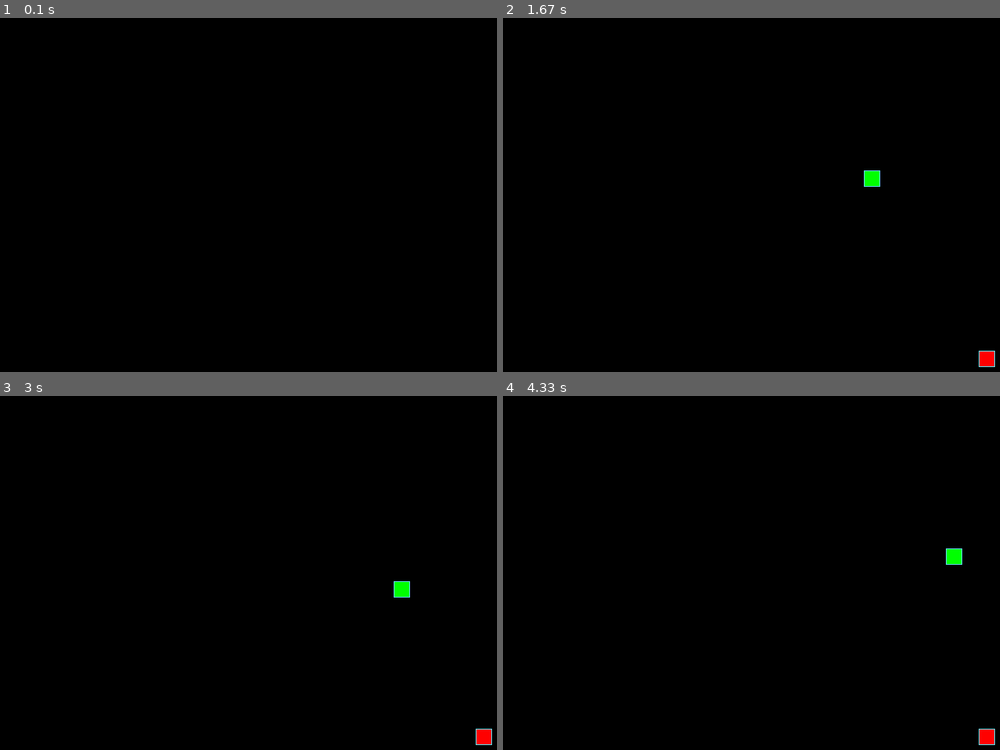
Above: before the commit, frames 1-4 (two rows, left to right).
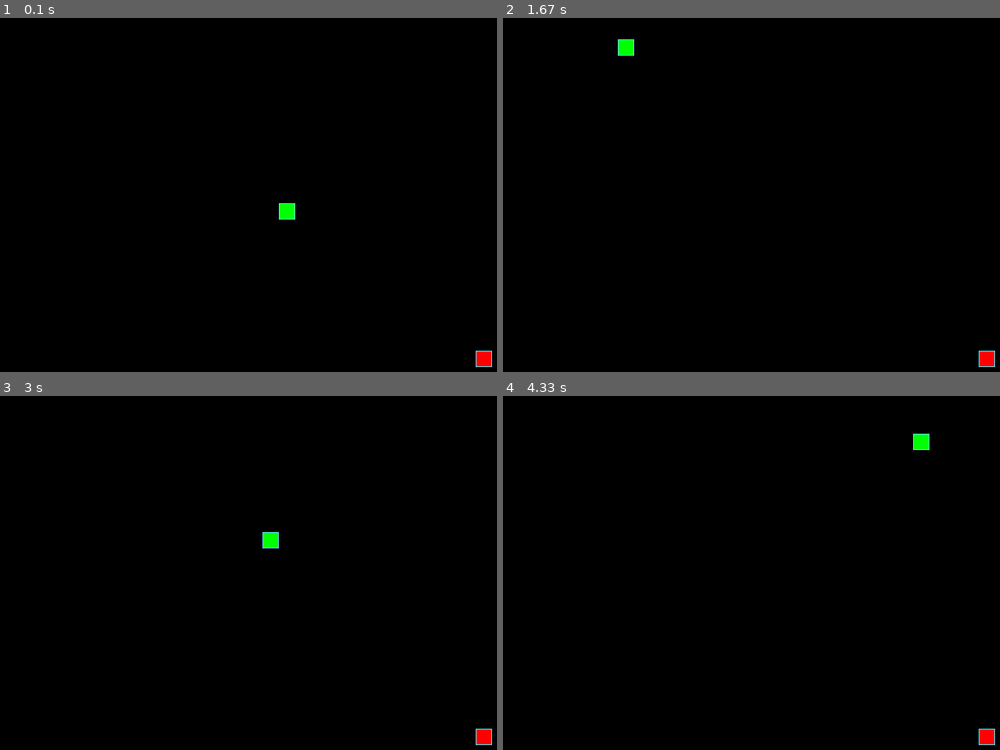
Above: after the commit, the same moments.

Repository: k-konovalov/the_snake
Game: pygame game, started from the_snake.py
Same seed, same stepped clock (60 frames per second), same inputs: the game is played once before the commit and once after it.
Inputs:
- Up to frame 1 (0.1 s): no input
- Up to frame 2 (1.67 s): hold Right 0.33-0.8 s; hold Up 0.83-1.3 s; hold Right from 1.33 s (still down)
- Up to frame 3 (3 s): release Right at 1.8 s; hold Down 2.4-2.7 s; hold Left from 2.73 s (still down)
- Up to frame 4 (4.33 s): release Left at 3.13 s; hold Up 3.17-3.53 s; hold Right 3.57-4.2 s; hold Down from 4.23 s (still down)

The runs differ from the first frame. In frame 1, 0.3% of the frame differs, in the area x 56-100%, y 52-99%; in frame 2, 0.3%; in frame 3, 0.3%; in frame 4, 0.3%.

Commit message:
Feature/human review 1 (#10)
* F-0: revert base test

* F-0: human_review - 1

* F-0: human_review - 2

* F-0: human_review - 3

* F-0: minor

* F-0: restore

* F-0: pytest

F-0: pytest & flake8

F-0: fix timeout

Diff:
--- a/constants.py
+++ b/constants.py
@@ -8,6 +8,10 @@
 # Константы для размеров поля и сетки:
 SCREEN_WIDTH = 640   # // 2  # Ширина игрового окна в пикселях
 SCREEN_HEIGHT = 480  # // 2  # Высота игрового окна в пикселях
+CENTER_POINT = (
+    SCREEN_WIDTH // 2,   # x
+    SCREEN_HEIGHT // 2,  # y
+)
 GRID_SIZE = 20  # Размер одной ячейки сетки в пикселях
 GRID_WIDTH = SCREEN_WIDTH // GRID_SIZE  # Количество ячеек по горизонтали
 GRID_HEIGHT = SCREEN_HEIGHT // GRID_SIZE  # Количество ячеек по вертикали
@@ -25,7 +29,7 @@
 SNAKE_COLOR = (0, 255, 0)  # Цвет змейки — зелёный
 
 # Скорость игры (итераций в секунду):
-SPEED = 5  # 20
+SPEED = 20
 
 if __name__ == '__main__':
     raise Exception('Dummy launch.')
--- a/game_objects.py
+++ b/game_objects.py
@@ -8,11 +8,12 @@
 
 from random import choice, randint
 
-import pygame
+import pygame as pg
 from pygame import Surface
 
-from constants import (BORDER_COLOR, DOWN, GRID_HEIGHT, GRID_SIZE, GRID_WIDTH,
-                       LEFT, RIGHT, SCREEN_HEIGHT, SCREEN_WIDTH, UP)
+from constants import (APPLE_COLOR, BOARD_BACKGROUND_COLOR, BORDER_COLOR,
+                       CENTER_POINT, DOWN, GRID_HEIGHT, GRID_SIZE, GRID_WIDTH,
+                       LEFT, RIGHT, SNAKE_COLOR, UP)
 
 
 class GameObject:
@@ -26,32 +27,51 @@
         body_color: Кортеж RGB — цвет отрисовки объекта.
     """
 
-    _start_point = (
-        SCREEN_WIDTH // 2,   # x
-        SCREEN_HEIGHT // 2,  # y
-    )
-    position: tuple[int, int] = _start_point
-    positions: list[tuple[int, int]] = [_start_point]
-    body_color = pygame.Color(0, 0, 0)
-
-    def __init__(self, body_color=body_color, position=_start_point):
+    def __init__(self, body_color=BOARD_BACKGROUND_COLOR,
+                 position=CENTER_POINT):
         """Инициализирует базовые атрибуты объекта.
 
         Args:
             position: Начальная позиция объекта (x, y) в пикселях.
             body_color: Цвет объекта в формате RGB, например (255, 0, 0).
         """
-        self.position = position
-        self.body_color = body_color
+        self.position: tuple[int, int] = position
+        self.positions: list[tuple[int, int]] = [position]
+        self.body_color = pg.Color(body_color)
 
     def draw(self, screen: Surface):
         """Абстрактный метод отрисовки объекта на экране.
 
-        Переопределяется в дочерних классах. По умолчанию ничего не делает.
+        Переопределяется в дочерних классах. При вызове базовой
+        реализации возбуждает исключение NotImplementedError.
 
         Args:
             screen: Surface — поверхность pygame, на которой рисуется объект.
-        """
+
+        Raises:
+            NotImplementedError: Если метод не переопределён в дочернем классе.
+        """
+        raise NotImplementedError(
+            f'Не переопределен метод draw класса {self.__class__.__name__}',
+        )
+
+    def draw_rect(
+        self,
+        screen: Surface,
+        position: tuple[int, int] | None = None,
+    ):
+        """Отрисовывает квадрат размером с ячейку на игровой поверхности.
+
+        Args:
+            screen: Surface — поверхность pygame для отрисовки.
+            position: Необязательная позиция (x, y) квадрата. Если не
+                указана, рисует в текущей позиции объекта.
+        """
+        if position is None:
+            position = self.position
+        rect = pg.Rect(position, (GRID_SIZE, GRID_SIZE))
+        pg.draw.rect(screen, self.body_color, rect)
+        pg.draw.rect(screen, BORDER_COLOR, rect, 1)
 
 
 class Apple(GameObject):
@@ -66,23 +86,54 @@
         position: Текущая позиция яблока (x, y) в пикселях.
     """
 
-    def __init__(self):
-        super().__init__(
-            body_color=pygame.Color(255, 0, 0),
-        )
-        self.position = self.randomize_position()
-
-    def randomize_position(self):
-        """Устанавливает случайную позицию яблока в пределах игрового поля.
-
-        Координаты выбираются так, чтобы яблоко оказалось внутри
-        сетки игрового поля, выровненной по ячейкам.
-        """
-        self.position = (
+    def __init__(self, body_color=APPLE_COLOR, position=None,
+                 restricted_positions=None):
+        """Инициализирует яблоко.
+
+        Args:
+            body_color: Цвет яблока, по умолчанию APPLE_COLOR.
+            position: Явная позиция (x, y). Если не указана — выбирается
+                случайная.
+            restricted_positions: Занятые ячейки, в которых яблоко не
+                должно появиться. По умолчанию None (ограничений нет).
+        """
+        super().__init__(body_color=body_color, position=position)
+        if position is None:
+            self.randomize_position(
+                restricted_positions=restricted_positions,
+            )
+
+    def get_random_pos(self) -> tuple[int, int]:
+        """Возвращает случайную позицию (x, y), выровненную по сетке."""
+        return (
             randint(0, GRID_WIDTH - 1) * GRID_SIZE,   # x
             randint(0, GRID_HEIGHT - 1) * GRID_SIZE,  # y
         )
-        return self.position
+
+    def randomize_position(
+        self,
+        restricted_positions: list[tuple[int, int]] | None = None,
+    ) -> tuple[int, int]:
+        """Устанавливает случайную позицию яблока в пределах игрового поля.
+
+        Координаты выбираются так, чтобы яблоко оказалось внутри
+        сетки игрового поля, выровненной по ячейкам, и не совпало
+        с занятыми ячейками.
+
+        Args:
+            restricted_positions: Занятые ячейки, в которых яблоко не
+                должно появиться. По умолчанию None (ограничений нет).
+
+        Returns:
+            Новая позиция яблока (x, y).
+        """
+        restricted_positions = restricted_positions or []
+        new_pos = self.get_random_pos()
+        while new_pos in restricted_positions:
+            new_pos = self.get_random_pos()
+        self.position = new_pos
+        self.positions = [new_pos]
+        return new_pos
 
     def draw(self, screen: Surface):
         """Отрисовывает яблоко на игровой поверхности.
@@ -93,9 +144,7 @@
         Args:
             screen: Surface — поверхность pygame для отрисовки.
         """
-        rect = pygame.Rect(self.position, (GRID_SIZE, GRID_SIZE))
-        pygame.draw.rect(screen, self.body_color, rect)
-        pygame.draw.rect(screen, BORDER_COLOR, rect, 1)
+        self.draw_rect(screen)
 
 
 class Snake(GameObject):
@@ -117,20 +166,18 @@
             Изначально 1.
     """
 
-    direction = RIGHT
-    next_direction = None
-    length = 1
-
-    def __init__(self):
-        super().__init__(
-            body_color=pygame.Color(0, 255, 0),
-            position=self._start_point,
-        )
+    def __init__(self, body_color=SNAKE_COLOR, position=CENTER_POINT):
+        """Инициализирует змейку в начальном состоянии.
+
+        Args:
+            body_color: Цвет змейки, по умолчанию SNAKE_COLOR.
+            position: Начальная позиция головы (x, y), по умолчанию
+                центр игрового поля.
+        """
+        super().__init__(body_color=body_color, position=position)
         self.length = 1
         self.direction = RIGHT
         self.next_direction = None
-        self.positions = [self._start_point]
-        self.position = self._start_point
 
     def get_head_position(self):
         """Возвращает позицию головы змейки.
@@ -143,42 +190,21 @@
     def move(self, field_size):
         """Обновляет позицию змейки на одну ячейку.
 
-        Вычисляет новую позицию головы на основе текущего направления,
-        вставляет её в начало списка positions. Если змейка не съела
-        яблоко, удаляет последний сегмент (хвост). При достижении края
-        экрана змейка появляется с противоположной стороны (wrap).
+        Вычисляет новую позицию головы по формуле
+        coord = (head_coord + direction_coord * GRID_SIZE) % field_size
+        для каждой координаты, вставляет её в начало списка positions.
+        При достижении края экрана змейка появляется с противоположной
+        стороны (wrap).
         """
         head_x, head_y = self.get_head_position()
-        new_head = ...
-        if self.direction == RIGHT:
-            new_head = (head_x + GRID_SIZE, head_y)
-        elif self.direction == LEFT:
-            new_head = (head_x - GRID_SIZE, head_y)
-        elif self.direction == UP:
-            new_head = (head_x, head_y - GRID_SIZE)
-        elif self.direction == DOWN:
-            new_head = (head_x, head_y + GRID_SIZE)
-
-        field_size_width, field_size_height = field_size
-        newhead_x, newhead_y = new_head
-        if newhead_x + GRID_SIZE <= 0:
-            new_head = (field_size_width - GRID_SIZE, newhead_y)
-        elif newhead_x + GRID_SIZE > field_size_width:
-            new_head = (0, newhead_y)
-        if newhead_y + GRID_SIZE <= 0:
-            new_head = (newhead_x, field_size_height - GRID_SIZE)
-        elif newhead_y + GRID_SIZE > field_size_height:
-            new_head = (newhead_x, 0)
+        dx, dy = self.direction
+        field_width, field_height = field_size
+        new_head = (
+            (head_x + dx * GRID_SIZE) % field_width,
+            (head_y + dy * GRID_SIZE) % field_height,
+        )
         self.position = new_head
         self.positions.insert(0, new_head)
-
-    def eat_apple(self, apple_position, apple_func):
-        """Поедание яблока."""
-        if self.position == apple_position:
-            apple_func()
-            self.length = len(self.positions)
-        else:
-            self.positions.pop()
 
     def eat_snake(self, func_clear):
         """Поедание самой себя"""
@@ -196,8 +222,8 @@
         Вызывается при столкновении змейки с самой собой.
         """
         self.direction = choice([UP, DOWN, LEFT, RIGHT])
-        self.positions = [self._start_point]
-        self.position = self._start_point
+        self.positions = [CENTER_POINT]
+        self.position = CENTER_POINT
         self.length = 1
 
     def update_direction(self):
@@ -221,10 +247,8 @@
         Args:
             screen: Surface — поверхность pygame для отрисовки.
         """
-        for position in self.positions:  # [:-1]:
-            rect = (pygame.Rect(position, (GRID_SIZE, GRID_SIZE)))
-            pygame.draw.rect(screen, self.body_color, rect)
-            pygame.draw.rect(screen, BORDER_COLOR, rect, 1)
+        for position in self.positions:
+            self.draw_rect(screen, position)
 
 
 if __name__ == '__main__':
--- a/pygame_wrapper.py
+++ /dev/null
@@ -1,86 +0,0 @@
-"""
-Обёртка над Pygame: настройка окна, заголовка и обработка событий.
-
-Предоставляет класс PyGameWrapper, который инициализирует игровое
-окно размером 640x480, устанавливает заголовок и предоставляет
-методы для обработки нажатий клавиш и работы с таймингом.
-"""
-
-import pygame
-from pygame import Surface
-from pygame.time import Clock
-
-from constants import (BOARD_BACKGROUND_COLOR, DOWN, LEFT, RIGHT,
-                       SCREEN_HEIGHT, SCREEN_WIDTH, UP)
-
-
-class PyGameWrapper:
-    """Обёртка для управления окном Pygame и обработки ввода.
-
-    Атрибуты:
-        screen: Surface — поверхность pygame для отрисовки игрового поля.
-        clock: Clock — таймер pygame для контроля частоты кадров.
-    """
-
-    screen: Surface = ...
-    clock: Clock = ...
-
-    def __init__(self):
-        """Инициализирует игровое окно и таймер.
-
-        Создаёт окно размером SCREEN_WIDTH x SCREEN_HEIGHT,
-        устанавливает заголовок «Змейка» и создаёт объект Clock
-        для контроля FPS.
-        """
-        # Настройка игрового окна:
-        self.screen = pygame.display.set_mode(
-            (SCREEN_WIDTH, SCREEN_HEIGHT), 0, 32,
-        )
-        # Настройка времени:
-        self.clock = pygame.time.Clock()
-
-        # Заголовок окна игрового поля:
-        pygame.display.set_caption('Змейка')
-
-    def launch(self):
-        """Инициализирует подсистемы Pygame.
-
-        Вызывает pygame.init() для подготовки всех модулей.
-        """
-        pygame.init()
-
-    def handle_keys(self, game_object):
-        """Обрабатывает события клавиатуры для смены направления змейки.
-
-        Обработает события QUIT (закрытие окна) и KEYDOWN (нажатие
-        стрелок). Запрещает разворот змейки на 180 градусов.
-
-        Args:
-            game_object: Объект Snake, направление которого нужно изменить.
-        """
-        for event in pygame.event.get():
-            if event.type == pygame.QUIT:
-                pygame.quit()
-                raise SystemExit
-            elif event.type == pygame.KEYDOWN:
-                key = event.key
-                if key == pygame.K_UP and game_object.direction != DOWN:
-                    game_object.next_direction = UP
-                elif key == pygame.K_DOWN and game_object.direction != UP:
-                    game_object.next_direction = DOWN
-                elif key == pygame.K_LEFT and game_object.direction != RIGHT:
-                    game_object.next_direction = LEFT
-                elif key == pygame.K_RIGHT and game_object.direction != LEFT:
-                    game_object.next_direction = RIGHT
-
-    def flip(self):
-        """Запрос на отрисовку"""
-        pygame.display.flip()
-
-    def clear(self):
-        """Очищение игрового поля"""
-        self.screen.fill(BOARD_BACKGROUND_COLOR)
-
-
-if __name__ == '__main__':
-    raise Exception('Dummy launch.')
--- a/tests/conftest.py
+++ b/tests/conftest.py
@@ -21,8 +21,7 @@
     'глобальной зоне видимости. Как исправить: вызов функции `main` поместите '
     'внутрь конструкции `if __name__ == "__main__":`.\n'
     '2. В цикле `while True` внутри функции `main` отсутствует вызов метода '
-    '`tick` объекта `clock` (через экземпляр `PyGameWrapper`). Не изменяйте '
-    'прекод в этой части.'
+    '`tick` объекта `clock`. Не изменяйте прекод в этой части.'
 )
 
 
@@ -102,13 +101,6 @@
     return _create_game_object('Apple', _the_snake)
 
 
-@pytest.fixture(scope='session')
-def wrapper(_the_snake):
-    """Экземпляр `PyGameWrapper`: screen, clock и handle_keys сейчас живут
-    на уровне экземпляра, а не как переменные модуля `the_snake`."""
-    return _the_snake.PyGameWrapper()
-
-
 class StopInfiniteLoop(Exception):
     pass
 
@@ -141,13 +133,8 @@
                 return super().__getattribute__(name)
             return self.clock.__getattribute__(name)
 
-    wrapper_cls = _the_snake.PyGameWrapper
-    original_init = wrapper_cls.__init__
-
-    def patched_init(self):
-        original_init(self)
-        self.clock = _Clock(self.clock)
-
-    wrapper_cls.__init__ = patched_init
+    original_clock = _the_snake.clock
+    modified_clock_obj = _Clock(original_clock)
+    _the_snake.clock = modified_clock_obj
     yield
-    wrapper_cls.__init__ = original_init
+    _the_snake.clock = original_clock
--- a/tests/test_code_structure.py
+++ b/tests/test_code_structure.py
@@ -1,6 +1,5 @@
 import pygame
 import pytest
-import constants
 
 
 EXPECTED_GAME_OBJECT_ATTRS = (
@@ -79,71 +78,53 @@
     )
 
 
-# Константы вынесены в отдельный модуль `constants`
-EXPECTED_CONSTANTS = (
-    'SCREEN_WIDTH',
-    'SCREEN_HEIGHT',
-    'GRID_SIZE',
-    'GRID_WIDTH',
-    'GRID_HEIGHT',
-    'BOARD_BACKGROUND_COLOR',
-    'UP',
-    'DOWN',
-    'LEFT',
-    'RIGHT',
+EXPECTED_MODULE_ELEMENTS = (
+    ('константа', 'SCREEN_WIDTH'),
+    ('константа', 'SCREEN_HEIGHT'),
+    ('константа', 'GRID_SIZE'),
+    ('константа', 'GRID_WIDTH'),
+    ('константа', 'GRID_HEIGHT'),
+    ('константа', 'BOARD_BACKGROUND_COLOR'),
+    ('константа', 'UP'),
+    ('константа', 'DOWN'),
+    ('константа', 'LEFT'),
+    ('константа', 'RIGHT'),
+    ('переменная', 'screen'),
+    ('переменная', 'clock'),
+    ('функция', 'main'),
+    ('функция', 'handle_keys'),
 )
 
 
 @pytest.mark.parametrize(
-    'constant_name',
-    EXPECTED_CONSTANTS,
-    ids=EXPECTED_CONSTANTS
+    'element_type, element_name',
+    EXPECTED_MODULE_ELEMENTS,
+    ids=[elem[1] for elem in EXPECTED_MODULE_ELEMENTS]
 )
-def test_constants_defined(constant_name):
-    assert hasattr(constants, constant_name), (
-        f'Убедитесь, что в модуле `constants` определена '
-        f'константа `{constant_name}`.'
+def test_elements_exist(element_type, element_name, _the_snake):
+    assert hasattr(_the_snake, element_name), (
+        f'Убедитесь, что в модуле `the_snake` определена {element_type} '
+        f'`{element_name}`.'
     )
 
 
-# `screen`, `clock` и `handle_keys` теперь являются атрибутами экземпляра
-# `PyGameWrapper`, а не переменными модуля `the_snake`
-EXPECTED_WRAPPER_ATTRS = (
-    ('атрибут', 'screen'),
-    ('атрибут', 'clock'),
-    ('метод', 'handle_keys'),
+@pytest.mark.parametrize(
+    'expected_type, var_name',
+    (
+        (pygame.Surface, 'screen'),
+        (pygame.time.Clock, 'clock'),
+    ),
 )
-
-
-@pytest.mark.parametrize(
-    'attr_type, attr_name',
-    EXPECTED_WRAPPER_ATTRS,
-    ids=[elem[1] for elem in EXPECTED_WRAPPER_ATTRS]
-)
-def test_wrapper_attributes(wrapper, attr_type, attr_name):
-    assert hasattr(wrapper, attr_name), (
-        f'Убедитесь, что у экземпляра класса `PyGameWrapper` '
-        f'определен {attr_type} `{attr_name}`.'
-    )
-
-
-def test_wrapper_screen_type(wrapper):
-    assert isinstance(wrapper.screen, pygame.Surface), (
-        'Убедитесь, что атрибут `screen` экземпляра `PyGameWrapper` '
-        f'является `{pygame.Surface.__name__}`.'
-    )
-
-
-def test_wrapper_clock_type(wrapper):
-    assert isinstance(wrapper.clock, pygame.time.Clock), (
-        'Убедитесь, что атрибут `clock` экземпляра `PyGameWrapper` '
-        f'является `{pygame.time.Clock.__name__}`.'
+def test_vars_type(expected_type, var_name, _the_snake):
+    assert isinstance(getattr(_the_snake, var_name, None), expected_type), (
+        'Убедитесь, что в модуле `the_snake` есть переменная '
+        f'`{var_name}` типа `{expected_type.__name__}`.'
     )
 
 
 @pytest.mark.parametrize(
     'func_name',
-    ('main',),
+    ('handle_keys', 'main'),
 )
 def test_vars_are_functions(func_name, _the_snake):
     assert callable(getattr(_the_snake, func_name, None)), (
--- a/the_snake.py
+++ b/the_snake.py
@@ -6,31 +6,63 @@
 реализован в функции main().
 """
 
-from constants import SCREEN_HEIGHT, SCREEN_WIDTH, SPEED
+import pygame as pg
+
+from constants import (BOARD_BACKGROUND_COLOR, DOWN, GRID_HEIGHT, GRID_SIZE,
+                       GRID_WIDTH, LEFT, RIGHT, SCREEN_HEIGHT, SCREEN_WIDTH,
+                       SPEED, UP)
 from game_objects import Apple, GameObject, Snake
-from performance import PyGamePerformance
-from pygame_wrapper import PyGameWrapper
 
-__all__ = ['Apple', 'GameObject', 'PyGamePerformance', 'Snake']
+__all__ = [
+    'Apple',
+    'BOARD_BACKGROUND_COLOR',
+    'DOWN',
+    'GameObject',
+    'GRID_HEIGHT',
+    'GRID_SIZE',
+    'GRID_WIDTH',
+    'LEFT',
+    'RIGHT',
+    'SCREEN_HEIGHT',
+    'SCREEN_WIDTH',
+    'Snake',
+    'SPEED',
+    'UP',
+]
+
+# Настройка игрового окна:
+screen = pg.display.set_mode((SCREEN_WIDTH, SCREEN_HEIGHT), 0, 32)
+
+# Заголовок окна игрового поля:
+pg.display.set_caption('Змейка')
+
+# Настройка времени:
+clock = pg.time.Clock()
 
 
-@PyGamePerformance.measure
-def tick(pygame_wrapper: PyGameWrapper, snake: Snake, apple: Apple):
-    """Игровой тик"""
-    # Тут опишите основную логику игры.
-    pygame_wrapper.clock.tick(SPEED)
-    pygame_wrapper.handle_keys(snake)
-    pygame_wrapper.clear()
+def handle_keys(game_object):
+    """Обрабатывает события клавиатуры для смены направления змейки.
 
-    snake.update_direction()
-    snake.move(field_size=(SCREEN_WIDTH, SCREEN_HEIGHT))
+    Обработает события QUIT (закрытие окна) и KEYDOWN (нажатие
+    стрелок). Запрещает разворот змейки на 180 градусов.
 
-    snake.eat_apple(apple.position, apple_func=apple.randomize_position)
-    snake.eat_snake(func_clear=pygame_wrapper.clear)
-    apple.draw(pygame_wrapper.screen)
-    snake.draw(pygame_wrapper.screen)
-
-    pygame_wrapper.flip()
+    Args:
+        game_object: Объект Snake, направление которого нужно изменить.
+    """
+    for event in pg.event.get():
+        if event.type == pg.QUIT:
+            pg.quit()
+            raise SystemExit
+        elif event.type == pg.KEYDOWN:
+            key = event.key
+            if key == pg.K_UP and game_object.direction != DOWN:
+                game_object.next_direction = UP
+            elif key == pg.K_DOWN and game_object.direction != UP:
+                game_object.next_direction = DOWN
+            elif key == pg.K_LEFT and game_object.direction != RIGHT:
+                game_object.next_direction = LEFT
+            elif key == pg.K_RIGHT and game_object.direction != LEFT:
+                game_object.next_direction = RIGHT
 
 
 def main():
@@ -38,7 +70,7 @@
 
     Инициализирует Pygame, создаёт экземпляры Snake и Apple,
     затем в бесконечном цикле:
-        1. Ограничивает частоту кадров через clock.tick(SPEED).
+        1. Ограничивает частоту кадров через pygame_wrapper.clock.tick(SPEED).
         2. Обрабатывает нажатия клавиш через handle_keys().
         3. Обновляет направление змейки через update_direction().
         4. Двигает змейку через move().
@@ -47,14 +79,31 @@
         7. Отрисовывает объекты и обновляет экран.
     """
     # Инициализация PyGame:
-    pygame_wrapper = PyGameWrapper()
-    pygame_wrapper.launch()
+    pg.init()
     # Тут нужно создать экземпляры классов.
-    apple = Apple()
     snake = Snake()
+    apple = Apple(restricted_positions=snake.positions)
 
     while True:
-        tick(pygame_wrapper, snake, apple)
+        # Тут опишите основную логику игры.
+        clock.tick(SPEED)
+        handle_keys(snake)
+        screen.fill(BOARD_BACKGROUND_COLOR)
+
+        snake.update_direction()
+        snake.move(field_size=(SCREEN_WIDTH, SCREEN_HEIGHT))
+
+        if snake.position == apple.position:
+            snake.length = len(snake.positions)
+            apple.randomize_position(restricted_positions=snake.positions)
+        else:
+            snake.positions.pop()
+
+        snake.eat_snake(func_clear=screen.fill(BOARD_BACKGROUND_COLOR))
+        apple.draw(screen)
+        snake.draw(screen)
+
+        pg.display.flip()
 
 
 if __name__ == '__main__':
